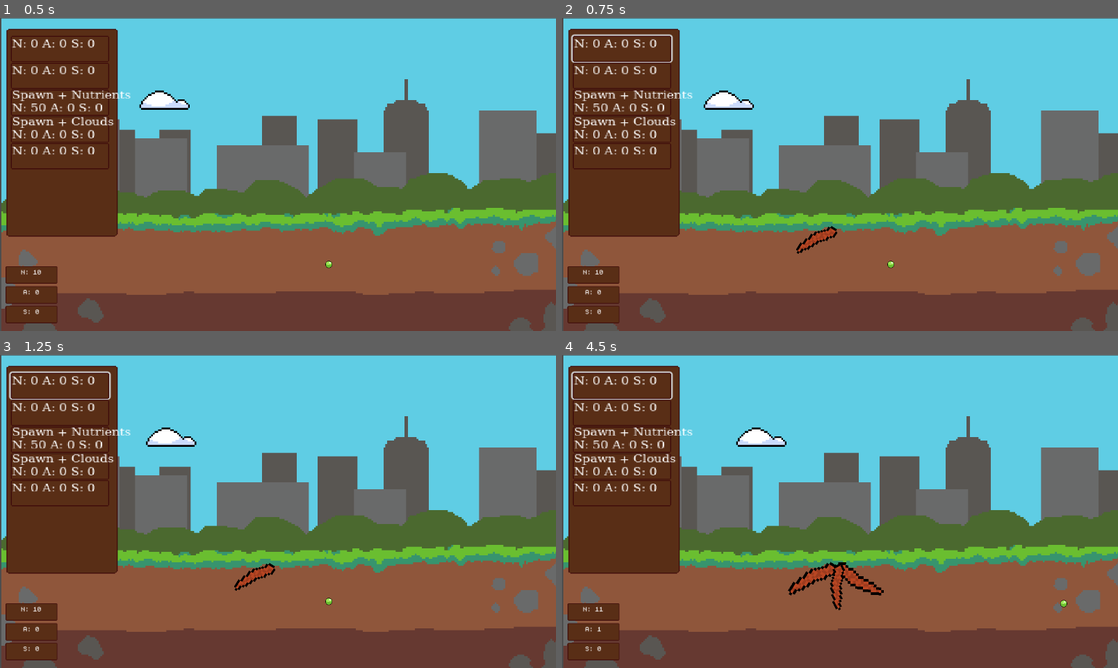
Above: before the commit, frames 1-4 (two rows, left to right).
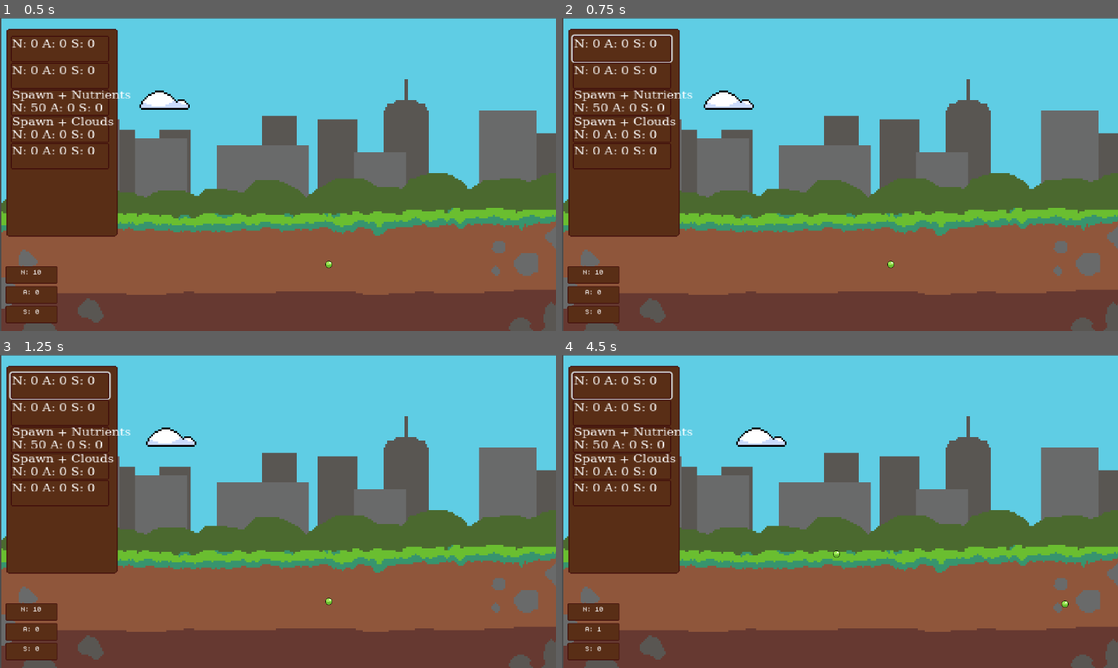
Above: after the commit, the same moments.

Repository: LeaoLuciano/ggj23
Game: Godot game, scene res://scenes/util/root_scene.tscn
Same seed, same stepped clock (60 frames per second), same inputs: the game is played once before the commit and once after it. Sound files missing from this copy of the repository are replaced by a short silence.
Inputs (mouse positions are in pixels of both pictures, inside the frame that each line leads up to):
- Up to frame 1 (0.5 s): no input
- Up to frame 2 (0.75 s): click (623, 49) at 0.52 s
- Up to frame 3 (1.25 s): no input
- Up to frame 4 (4.5 s): click (623, 386) at 1.27 s; click (623, 386) at 2.02 s; tap Enter at 2.75 s; move the mouse to (890, 602) at 2.77 s; click (890, 602) at 2.92 s; move the mouse to (751, 436) at 3.52 s; click (751, 436) at 3.67 s; tap Space at 4.25 s; move the mouse to (751, 439) at 4.27 s; click (751, 439) at 4.42 s

Frame 1 is identical in both runs. In frame 2, 0.3% of the frame differs, in the area x 42-50%, y 66-76%; in frame 3, 0.3%; in frame 4, 1.0%, in the area x 6-92%, y 62-82%.

Commit message:
Árvore terminada

Diff:
--- a/scenes/items/sun.gd
+++ b/scenes/items/sun.gd
@@ -20,7 +20,6 @@
 	if sin(angle) > 0:
 		angle += 0.01
 	position = Vector2(x, y)
-	print(position)
 
 func _on_input_event(viewport, event, shape_idx):
 	if event is InputEventMouseButton and event.pressed and delay == false:
--- a/scenes/tree/leaf.tscn
+++ b/scenes/tree/leaf.tscn
@@ -9,11 +9,13 @@
 [node name="leaf" type="Area2D"]
 
 [node name="CollisionShape2D" type="CollisionShape2D" parent="."]
+position = Vector2(-10, -6)
 rotation = -1.57079
 shape = SubResource("CapsuleShape2D_2qfbt")
 
 [node name="Sprite2D" type="Sprite2D" parent="."]
 texture_filter = 1
+position = Vector2(-10, -6)
 texture = ExtResource("1_dp3u1")
 
 [node name="Water Drainer" type="Node" parent="."]
--- a/scenes/tree/tree.gd
+++ b/scenes/tree/tree.gd
@@ -22,10 +22,11 @@
 	pass
 
 func can_add_root() -> bool:
-	return true
+	return trunks >= 1
 	return roots < limit_roots
 
 func can_add_leaf() -> bool:
+	print("ADD???")
 	return trunks >= 1
 	return leaves < limit_leaves and trunks >= 1
 
@@ -52,12 +53,12 @@
 		var leaf = current_level.get_node("leaf" + str(leaves))
 		var up = leaf.get_node("Upgradable")
 		up.level = 0
-		leaf.level = 0
 		leaf.visible = true
 		leaf.propagate_call("enable", [])
 
 func upgrade():
 	level += 1
+	print(level)
 
 func upgrade_root():
 	_upgrade("root")
@@ -76,25 +77,39 @@
 
 
 func change_level(_level : int) -> int:
+	level = _level
 	call_deferred("_change_level", _level)
 	return _level
 
 func _change_level(_level : int):
-	if _level > 1:
+	if _level > 2:
 		return
-	disable_all()
-	for child in get_children():
-		child.visible = false
+#	disable_all()
+#	for child in get_children():
+#		child.visible = false
 	match _level:
 		0:
+			trunks = 0
 			limit_roots = 0
+			limit_leaves = 2
 			current_level = $Level0
 			$Level0.visible = true
 		1:
 			limit_roots = 3
+			trunks = 1
 			current_level = %Level1
 			get_node("Level1").visible = true
-#		2:
+		2:
+			limit_roots += 2
+			limit_leaves += 2
+			$"Level1/leaf1".position.y -= 80.0
+			$"Level1/leaf2".position.y -= 80.0
+			$"Level1/trunk".visible = false
+			for child in $Level2.get_children():
+				get_node("Level2").remove_child(child)
+				get_node("Level1").add_child(child)
+
+
 #			var trunk = trunk_scn.instantiate()
 #			$Core.add_child(trunk)
 
--- a/scenes/tree/tree.tscn
+++ b/scenes/tree/tree.tscn
@@ -1,49 +1,89 @@
-[gd_scene load_steps=5 format=3 uid="uid://corrg6ek0avtm"]
+[gd_scene load_steps=6 format=3 uid="uid://corrg6ek0avtm"]
 
 [ext_resource type="Script" path="res://scenes/tree/tree.gd" id="1_iyqtl"]
 [ext_resource type="PackedScene" uid="uid://cmj4tkkqs4ryh" path="res://scenes/tree/seed.tscn" id="2_cqfvn"]
 [ext_resource type="PackedScene" uid="uid://1d5xp62qneid" path="res://scenes/tree/root.tscn" id="3_d2jtl"]
 [ext_resource type="PackedScene" uid="uid://bhibyip83hy1" path="res://scenes/tree/leaf.tscn" id="4_dc02f"]
+[ext_resource type="Texture2D" uid="uid://dl2tsbbqdg3t2" path="res://sprites/trunk.png" id="5_ftynk"]
 
 [node name="Tree" type="Node2D"]
 script = ExtResource("1_iyqtl")
-level = 1
 
 [node name="Level0" type="Node2D" parent="."]
 unique_name_in_owner = true
+z_index = -1
 
 [node name="Seed" parent="Level0" instance=ExtResource("2_cqfvn")]
+z_index = -2
 
 [node name="Level1" type="Node2D" parent="."]
 unique_name_in_owner = true
+visible = false
+
+[node name="trunk" type="Sprite2D" parent="Level1"]
+texture_filter = 1
+position = Vector2(0, -29)
+scale = Vector2(2, 2)
+texture = ExtResource("5_ftynk")
 
 [node name="root1" parent="Level1" instance=ExtResource("3_d2jtl")]
 visible = false
-position = Vector2(-10, 9)
+position = Vector2(-7, 2)
 rotation = 1.0472
 scale = Vector2(0.5, 0.5)
 
 [node name="root3" parent="Level1" instance=ExtResource("3_d2jtl")]
 visible = false
-position = Vector2(-6, 4)
+position = Vector2(-3, -3)
 rotation = -1.0472
 scale = Vector2(0.5, 0.5)
 
 [node name="root2" parent="Level1" instance=ExtResource("3_d2jtl")]
 visible = false
-position = Vector2(-1, 4)
+position = Vector2(2, -3)
 rotation = 0.00517797
 scale = Vector2(0.5, 0.5)
 
 [node name="leaf1" parent="Level1" instance=ExtResource("4_dc02f")]
 visible = false
-position = Vector2(-45, -97)
+position = Vector2(-4, -58)
 scale = Vector2(4, 4)
 
 [node name="leaf2" parent="Level1" instance=ExtResource("4_dc02f")]
 visible = false
-position = Vector2(44, -95)
+position = Vector2(4, -58)
 scale = Vector2(-4, 4)
 
-[node name="trunk" type="Sprite2D" parent="Level1"]
+[node name="Level2" type="Node2D" parent="."]
 visible = false
+
+[node name="trunk2" type="Sprite2D" parent="Level2"]
+z_index = -1
+texture_filter = 1
+position = Vector2(-2.38419e-07, -80)
+scale = Vector2(5, 5)
+texture = ExtResource("5_ftynk")
+
+[node name="root4" parent="Level2" instance=ExtResource("3_d2jtl")]
+visible = false
+position = Vector2(-3, -3)
+rotation = 0.512223
+scale = Vector2(0.5, 0.5)
+
+[node name="root5" parent="Level2" instance=ExtResource("3_d2jtl")]
+visible = false
+position = Vector2(2, -3)
+rotation = -0.387767
+scale = Vector2(-0.5, 0.5)
+
+[node name="leaf3" parent="Level2" instance=ExtResource("4_dc02f")]
+visible = false
+position = Vector2(-2, -153)
+rotation = 0.303976
+scale = Vector2(4, 4)
+
+[node name="leaf4" parent="Level2" instance=ExtResource("4_dc02f")]
+visible = false
+position = Vector2(5.00001, -150)
+rotation = -0.385341
+scale = Vector2(-4, 4)
--- a/scenes/world/world.gd
+++ b/scenes/world/world.gd
@@ -10,5 +10,4 @@
 	pass
 
 func inform_resource(resource : Recurso):
-	print("INFORMADO")
 	new_resource.emit(resource)
